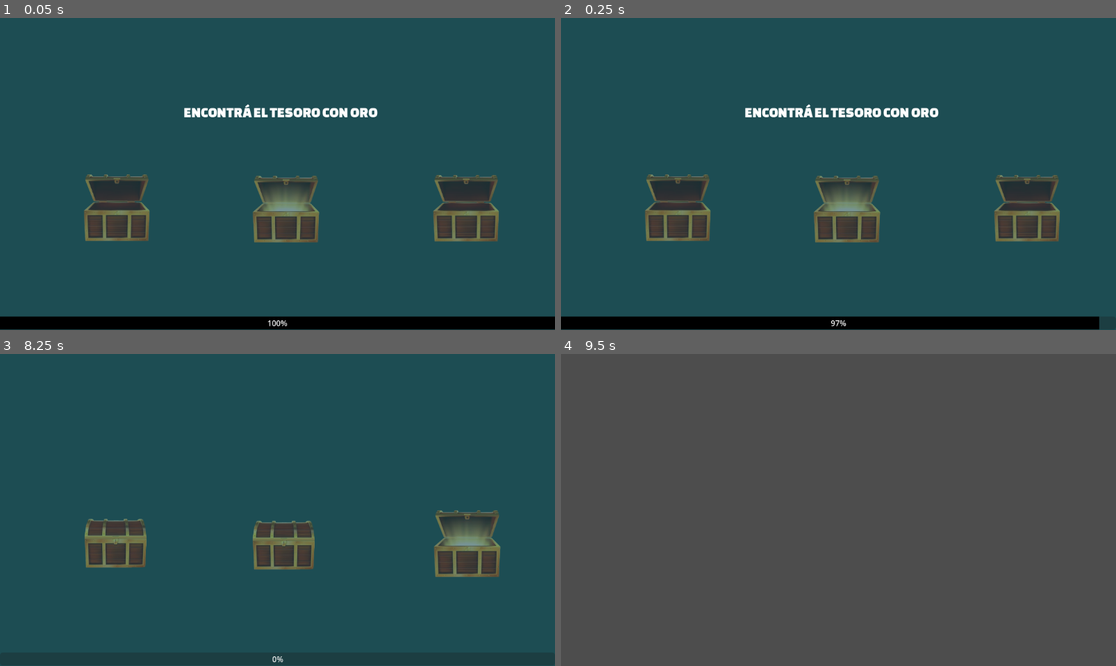
Above: before the commit, frames 1-4 (two rows, left to right).
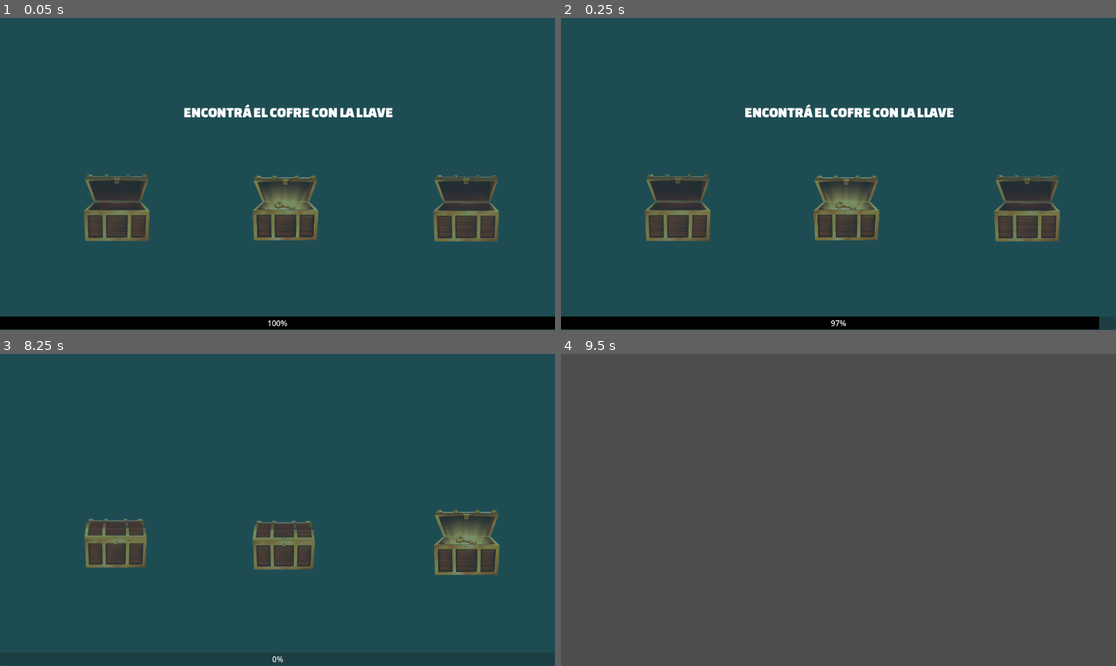
Above: after the commit, the same moments.

Repository: tobiflores/MINIJUEGOS-Feroleto-Flores-Geretto-Legaria
Game: Godot game, scene res://escenas/minijuegos/minijuego_cofres.tscn
Same seed, same stepped clock (60 frames per second), same inputs: the game is played once before the commit and once after it. The engine's default icon, where the game draws it, is replaced by a stand-in: a white triangle on a blue panel in a dark square.
Inputs:
- Up to frame 1 (0.05 s): no input
- Up to frame 2 (0.25 s): no input
- Up to frame 3 (8.25 s): tap Enter (ui_accept) at 0.5, 0.77, 1.52, 3.02, 3.77, 4.52, 6.02, 6.77, 7.52 s; hold Right (ui_right) 0.53-1.28 s; hold Left (ui_left) 1.28-2.03 s; hold Right (ui_right) 2.03-3.53 s; hold Left (ui_left) 3.53-5.78 s; hold Right (ui_right) 5.78-8.03 s; hold Left (ui_left) from 8.03 s (still down)
- Up to frame 4 (9.5 s): keep holding Left (ui_left); tap Enter (ui_accept) at 8.75, 9.02 s

The runs differ from the first frame. In frame 1, 1.0% of the frame differs, in the area x 45-71%, y 28-72%; in frame 2, 1.0%; in frame 3, 0.6%; in frame 4, nothing differs.

Commit message:
agrego llave al minijuego de cofres y borro definitivamente lo que habia del minijuego de los penales

Diff:
--- a/escenas/minijuegos/minijuego_cofres.tscn
+++ b/escenas/minijuegos/minijuego_cofres.tscn
@@ -4,7 +4,7 @@
 [ext_resource type="Texture2D" uid="uid://bu1qdb7clesue" path="res://imagenes/cofre-cerrado.png" id="2_cjyib"]
 [ext_resource type="Texture2D" uid="uid://b31lg8aeubsly" path="res://icon.svg" id="2_qsjiq"]
 [ext_resource type="Texture2D" uid="uid://doxma5wal0jeq" path="res://imagenes/cofre-vacio.png" id="3_s2tuc"]
-[ext_resource type="Texture2D" uid="uid://dg4yqa84yhj56" path="res://imagenes/cofre-tesoro.png" id="4_6yiu1"]
+[ext_resource type="Texture2D" uid="uid://cas8domgd0y23" path="res://imagenes/CofreConLlave.png" id="4_s2tuc"]
 [ext_resource type="FontFile" uid="uid://br64yg4s15f4j" path="res://fuentes/Changa_One/ChangaOne-Regular.ttf" id="6_s2tuc"]
 
 [sub_resource type="StyleBoxFlat" id="StyleBoxFlat_cjyib"]
@@ -14,7 +14,7 @@
 script = ExtResource("1_6h3a0")
 textura_cerrado = ExtResource("2_cjyib")
 textura_abierto_vacio = ExtResource("3_s2tuc")
-textura_abierto_premio = ExtResource("4_6yiu1")
+textura_abierto_premio = ExtResource("4_s2tuc")
 
 [node name="ColorRect" type="ColorRect" parent="." unique_id=248132319]
 offset_right = 1153.0
--- a/escenas/minijuegos/minijuego_penal.tscn
+++ /dev/null
@@ -1,74 +0,0 @@
-[gd_scene format=3 uid="uid://cuyfn44uoncnk"]
-
-[ext_resource type="Script" uid="uid://bdlqf0jfa2ghd" path="res://scripts/minijuego_penal.gd" id="1_3odwo"]
-[ext_resource type="Texture2D" uid="uid://dkbil0jp7cnkb" path="res://imagenes/Cancha.png" id="2_r8c8c"]
-[ext_resource type="FontFile" uid="uid://br64yg4s15f4j" path="res://fuentes/Changa_One/ChangaOne-Regular.ttf" id="3_jvxde"]
-
-[sub_resource type="StyleBoxFlat" id="StyleBoxFlat_ik28s"]
-bg_color = Color(0.09240068, 0.19522923, 0.53666794, 1)
-
-[sub_resource type="RectangleShape2D" id="RectangleShape2D_sodjv"]
-size = Vector2(147, 99)
-
-[sub_resource type="CircleShape2D" id="CircleShape2D_3odwo"]
-radius = 24.5153
-
-[node name="Minijuego-Penal" type="Node2D" unique_id=446806005]
-script = ExtResource("1_3odwo")
-
-[node name="Fondo" type="Sprite2D" parent="." unique_id=1621636676]
-position = Vector2(580.49994, 325.40002)
-scale = Vector2(0.74152267, 0.6389662)
-texture = ExtResource("2_r8c8c")
-
-[node name="Instruccion" type="Label" parent="." unique_id=2013363616]
-offset_left = 239.0
-offset_top = 18.0
-offset_right = 766.0
-offset_bottom = 86.0
-theme_override_fonts/font = ExtResource("3_jvxde")
-theme_override_font_sizes/font_size = 63
-
-[node name="Resultado" type="Label" parent="." unique_id=157521995]
-offset_left = 51.0
-offset_top = 186.0
-offset_right = 454.0
-offset_bottom = 276.0
-theme_override_fonts/font = ExtResource("3_jvxde")
-theme_override_font_sizes/font_size = 41
-
-[node name="ProgressBar" type="ProgressBar" parent="." unique_id=392099748]
-offset_top = 620.0
-offset_right = 1152.0
-offset_bottom = 647.0
-theme_override_styles/fill = SubResource("StyleBoxFlat_ik28s")
-max_value = 1.0
-
-[node name="Mensaje" type="Label" parent="." unique_id=1621436032]
-offset_left = 145.0
-offset_top = 101.0
-offset_right = 185.0
-offset_bottom = 124.0
-
-[node name="Arquero" type="Area2D" parent="." unique_id=1990681353]
-position = Vector2(577.5, 550.381)
-
-[node name="Sprite2D" type="Sprite2D" parent="Arquero" unique_id=1922371636]
-scale = Vector2(0.5061476, 0.62438715)
-
-[node name="CollisionShape2D" type="CollisionShape2D" parent="Arquero" unique_id=683427024]
-position = Vector2(-0.5, -4.8809814)
-shape = SubResource("RectangleShape2D_sodjv")
-
-[node name="Pelota" type="Area2D" parent="." unique_id=1434034739]
-position = Vector2(577.5, 550.381)
-
-[node name="Sprite2D" type="Sprite2D" parent="Pelota" unique_id=1798945750]
-scale = Vector2(0.5061476, 0.62438715)
-
-[node name="CollisionShape2D" type="CollisionShape2D" parent="Pelota" unique_id=407829721]
-position = Vector2(0.5, -404.38098)
-shape = SubResource("CircleShape2D_3odwo")
-
-[connection signal="area_entered" from="Arquero" to="Arquero" method="_on_area_entered"]
-[connection signal="area_entered" from="Pelota" to="Pelota" method="_on_area_entered"]
--- a/scripts/minijuego_cofres.gd
+++ b/scripts/minijuego_cofres.gd
@@ -20,7 +20,7 @@
 	cofres = [$Cofre1, $Cofre2, $Cofre3]
 	cofre_premiado = cofres[randi() % cofres.size()]
 
-	$Instruccion.text = "ENCONTRÁ EL TESORO CON ORO"
+	$Instruccion.text = "ENCONTRÁ EL COFRE CON LA LLAVE"
 
 	for cofre in cofres:
 		cofre.disabled = true
--- a/scripts/minijuego_penal.gd
+++ /dev/null
@@ -1,11 +0,0 @@
-extends Node2D
-
-
-# Called when the node enters the scene tree for the first time.
-func _ready() -> void:
-	pass # Replace with function body.
-
-
-# Called every frame. 'delta' is the elapsed time since the previous frame.
-func _process(delta: float) -> void:
-	pass
Binary file added: imagenes/CofreConLlave.png
Not shown, changed: imagenes/CofreConLlave.png.import
Binary file removed: imagenes/cofre-tesoro.png
Not shown, removed: scripts/minijuego_penal.gd.uid
